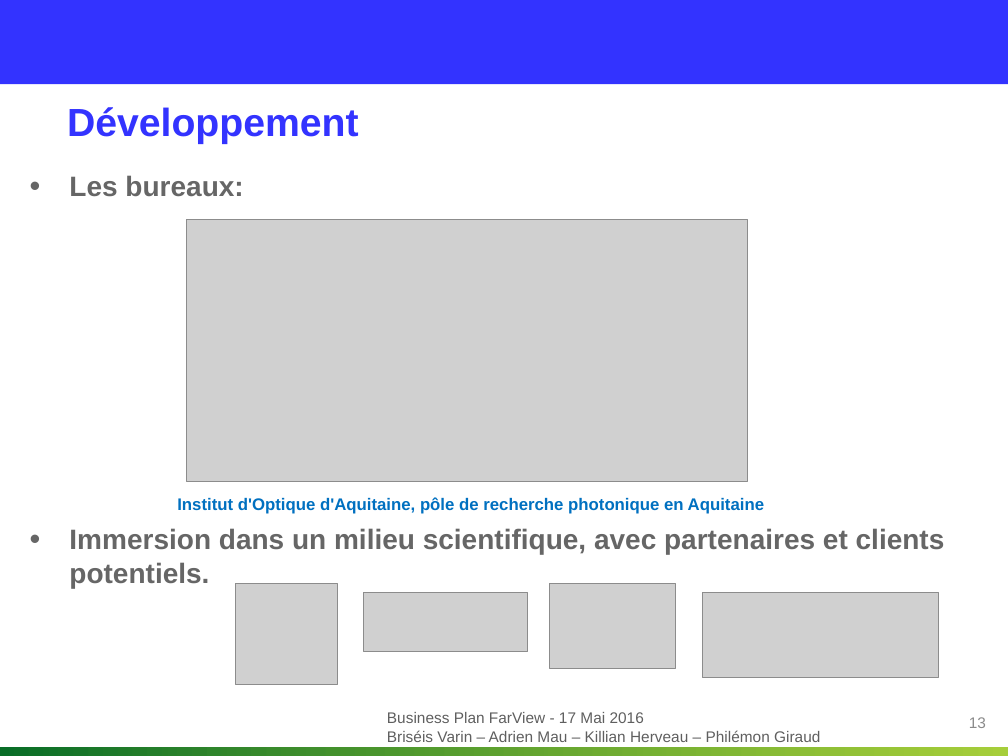
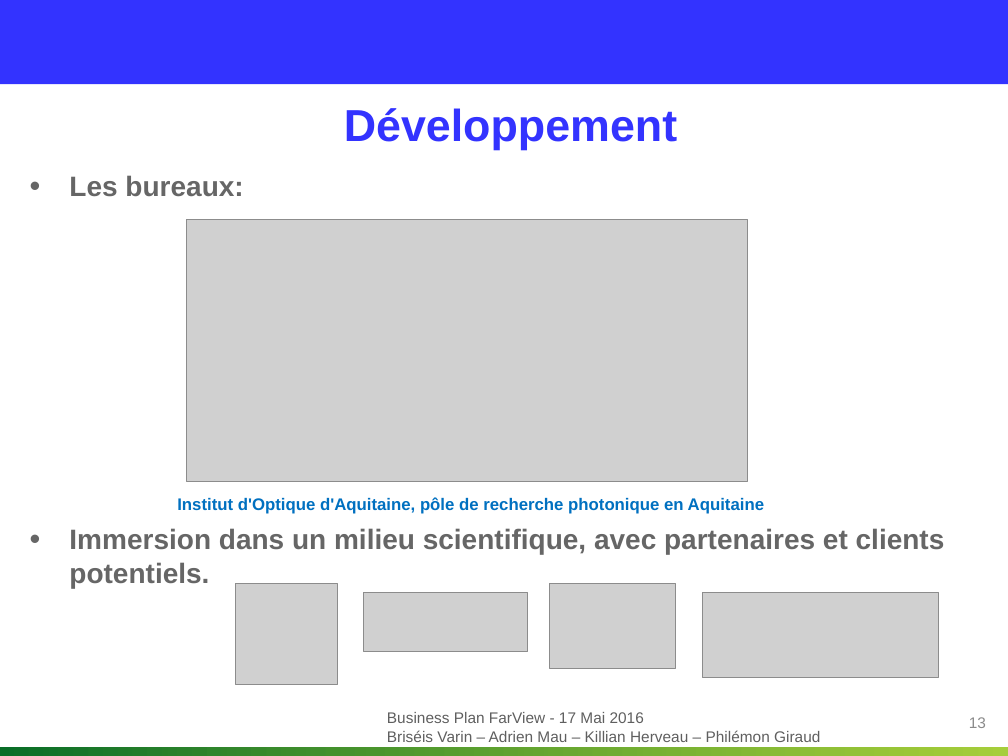
Before and after one commit to Killian-Herveau/PIMS, a slide deck: slide 13 of OppAffaire/Présentation orale/Présentation.pptx. Drawn at 1008x756 pixels with LibreOffice and Linux fonts; fonts in the diff are those of the drawing; grey boxes stand for pictures; background and template pictures are left out. Boxes give left, top, right and bottom in pixels: in the first picture for what was removed or moved away, otherwise in the second. Text is boxed around its words. In the diff, an @@ line names an element or a change of style, - is before the commit and + after.

```diff
--- a/OppAffaire/Présentation orale/Présentation.pptx
+++ b/OppAffaire/Présentation orale/Présentation.pptx
@@ title "Développement" at (344,108,677,150): size 28 to 32 pt; alignment left to centre @@
```
Also in this commit, not shown: 8 other slides changed, 1 other file.
